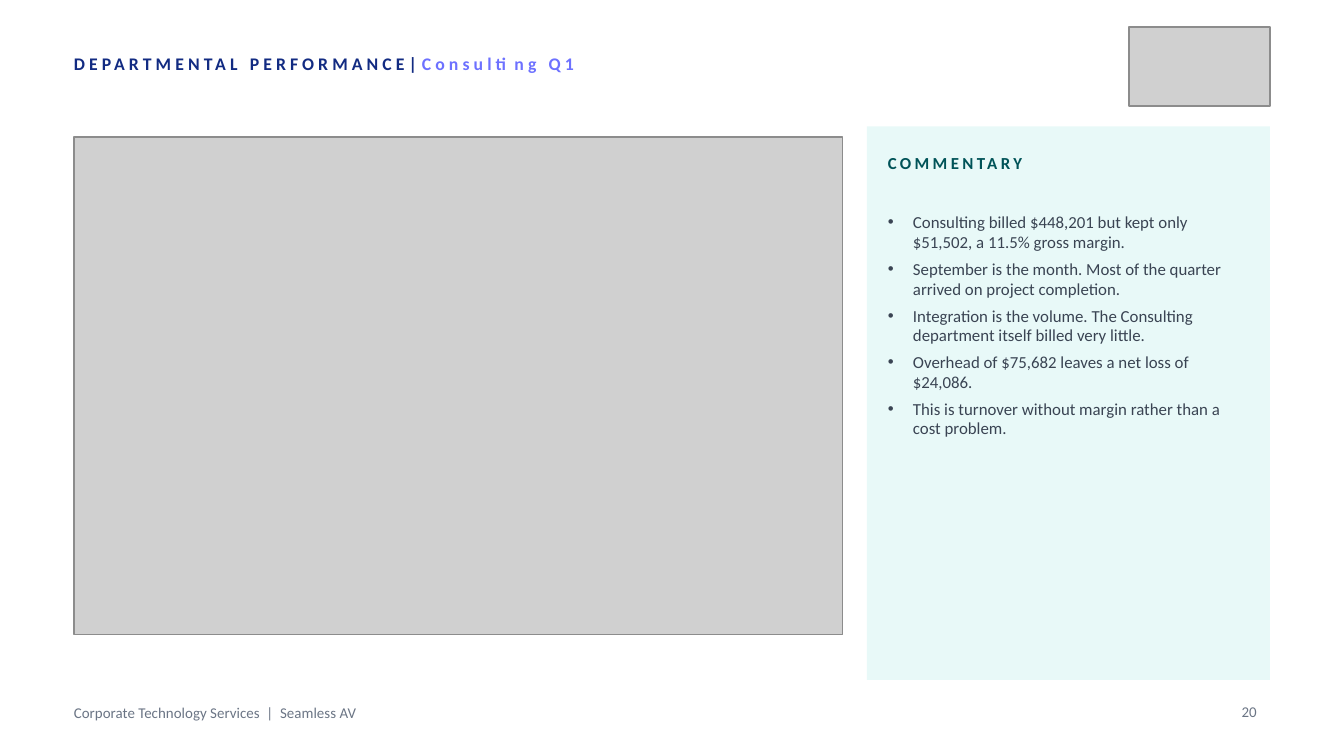
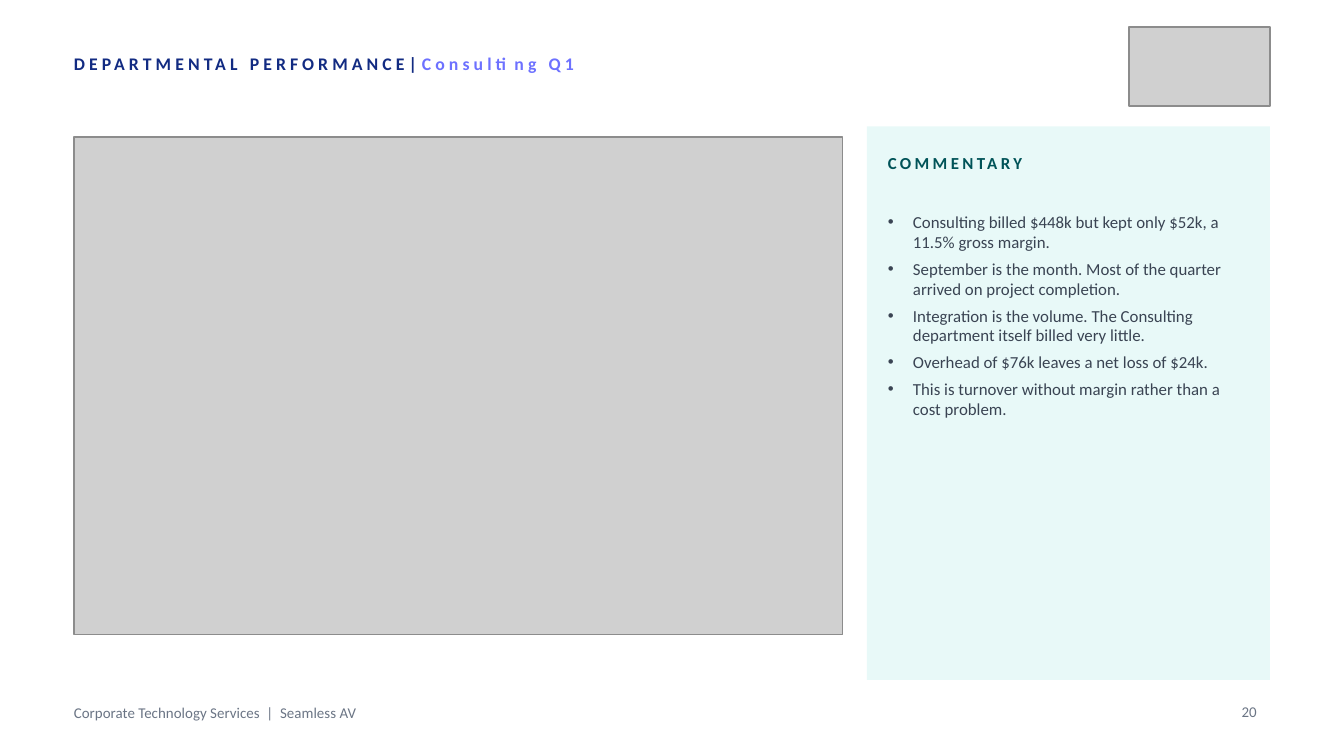
Before and after one commit to WesleyNelson-O33/Claude, a slide deck: slide 20 of deck/CTS Quarterly Business Review - Q1 FY2027.pptx. Drawn at 1344x756 pixels with LibreOffice and Linux fonts; fonts in the diff are those of the drawing; grey boxes stand for pictures. Boxes give left, top, right and bottom in pixels: in the first picture for what was removed or moved away, otherwise in the second. Text is boxed around its words. In the diff, an @@ line names an element or a change of style, - is before the commit and + after.

```diff
--- a/deck/CTS Quarterly Business Review - Q1 FY2027.pptx
+++ b/deck/CTS Quarterly Business Review - Q1 FY2027.pptx
@@ text at bbox=[913, 216, 1219, 251]: text changed @@
-• Consulting billed $448,201 but kept only $51,502, a 11.5% gross margin.
+• Consulting billed $448k but kept only $52k, a 11.5% gross margin.
@@ text at bbox=[913, 356, 1207, 370]: text changed @@
-• Overhead of $75,682 leaves a net loss of $24,086.
+• Overhead of $76k leaves a net loss of $24k.
```
Also in this commit, not shown: 11 other slides changed, 4 other files.
